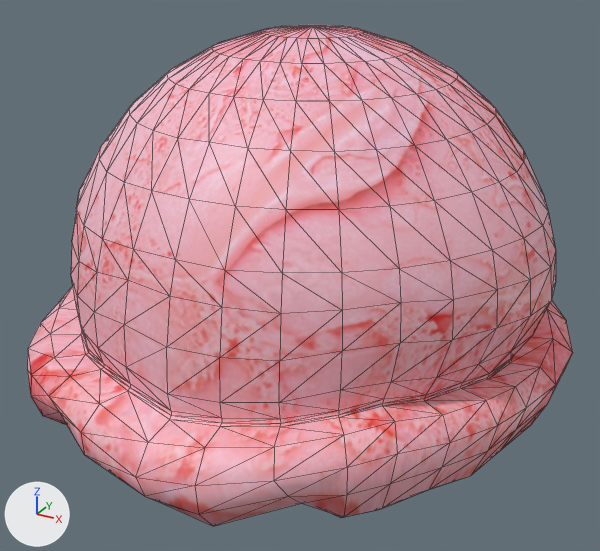
One commit to the glTF model public/gltf/scoops/scoop-strawberry.gltf: the scene before it, then after it.
One viewpoint serves both versions: a 50 mm lens placed at (0.927, -1.745, 0.905), pointed at (0.008, -0.074, 0.07). The axes (+X, +Y, +Z) are drawn at lower left. The lights are the same throughout. Mesh edges are drawn as thin lines. Where no turn or scale is listed for an object, it has been applied to the vertices.

Names of what the first picture shows: 'Scoop'.
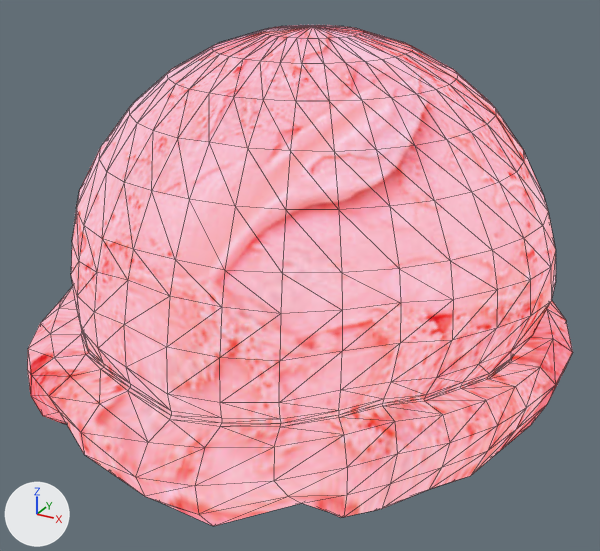
Changed parts and their boxes (x1, y1, x2, y2) in the pictures (600 x 551 px):
'Scoop', recoloured: (27, 25, 573, 526) in both

The change in detail:
Picture 'Strawberry ice cream' (img_strawberry_ice_cream) is new.
Material 'Material' (mat_material) is new.
Uses the picture img_strawberry_ice_cream.
me_scoop has 641 vertices, 1248 faces and spans x -0.682..0.649, y -0.725..0.653, z -0.32..0.663.
me_scoop no longer uses material mat_material_002 (picture img_strawberry_ice_cream__1).
me_scoop now uses material mat_material.
